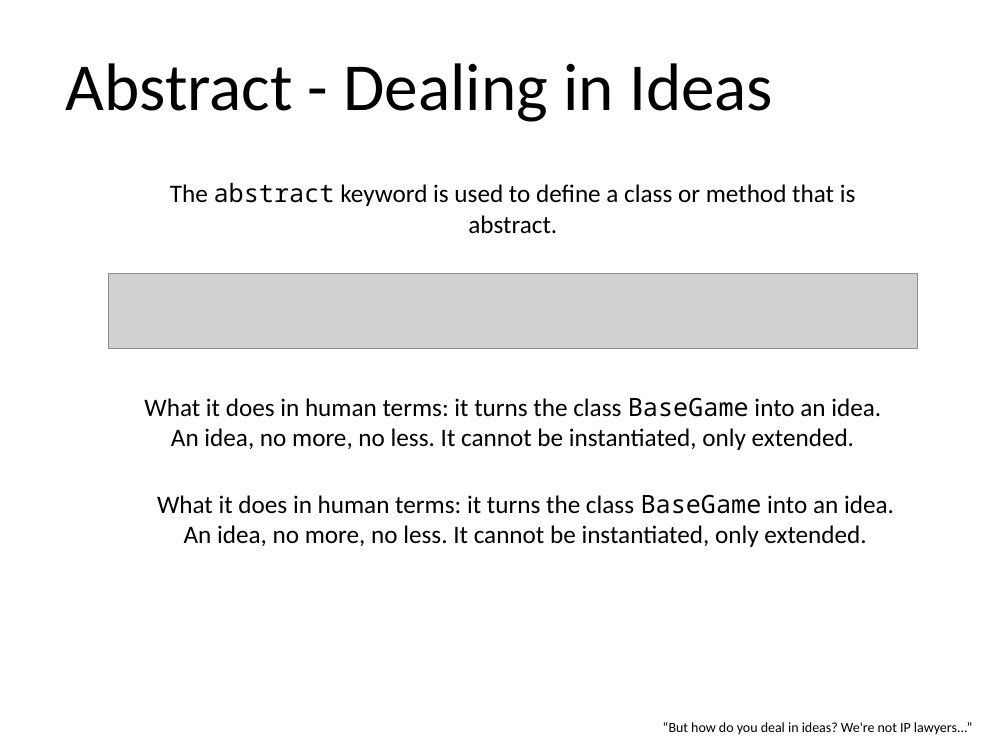
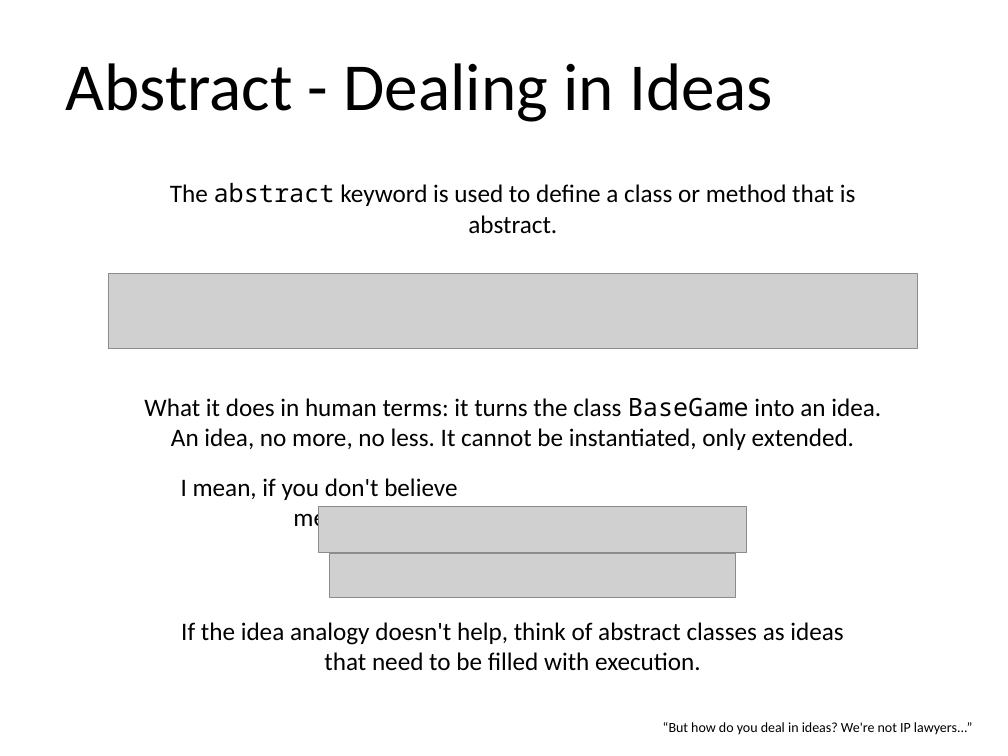
Before and after one commit to Chances-1/Swerve, a slide deck: slide 2 of Java_Class_30th_Nov.pptx. Drawn at 1008x756 pixels with LibreOffice and Linux fonts; fonts in the diff are those of the drawing; grey boxes stand for pictures. Boxes give left, top, right and bottom in pixels: in the first picture for what was removed or moved away, otherwise in the second. Text is boxed around its words. In the diff, an @@ line names an element or a change of style, - is before the commit and + after.

```diff
--- a/Java_Class_30th_Nov.pptx
+++ b/Java_Class_30th_Nov.pptx
@@ text added at (x1=181, y1=478, x2=457, y2=533), 18 pt, text #000000 @@
+I mean, if you don't believe me...
@@ text removed at (x1=157, y1=494, x2=894, y2=547) @@
-What it does in human terms: it turns the class BaseGame into an idea.
-An idea, no more, no less. It cannot be instantiated, only extended.
@@ picture added at (x1=319, y1=507, x2=747, y2=553) @@
@@ picture added at (x1=330, y1=553, x2=736, y2=598) @@
@@ text added at (x1=181, y1=622, x2=843, y2=671), 18 pt, text #000000 @@
+If the idea analogy doesn't help, think of abstract classes as ideas that need to be filled with execution.
```
Also in this commit, not shown: 1 other slide changed, 4 slides added, 9 slides removed.
